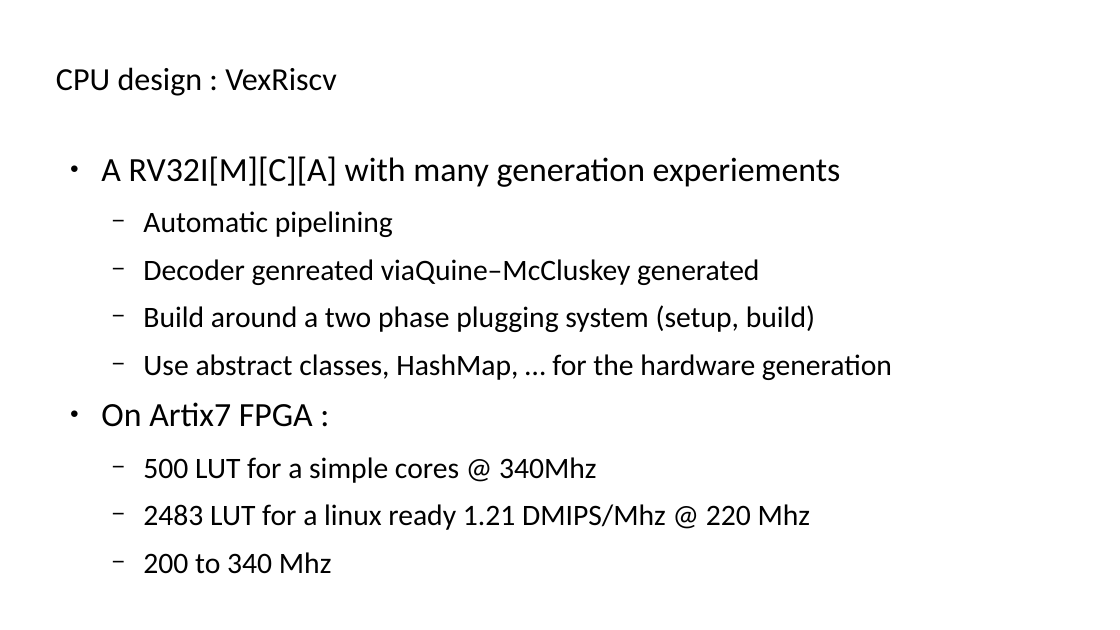
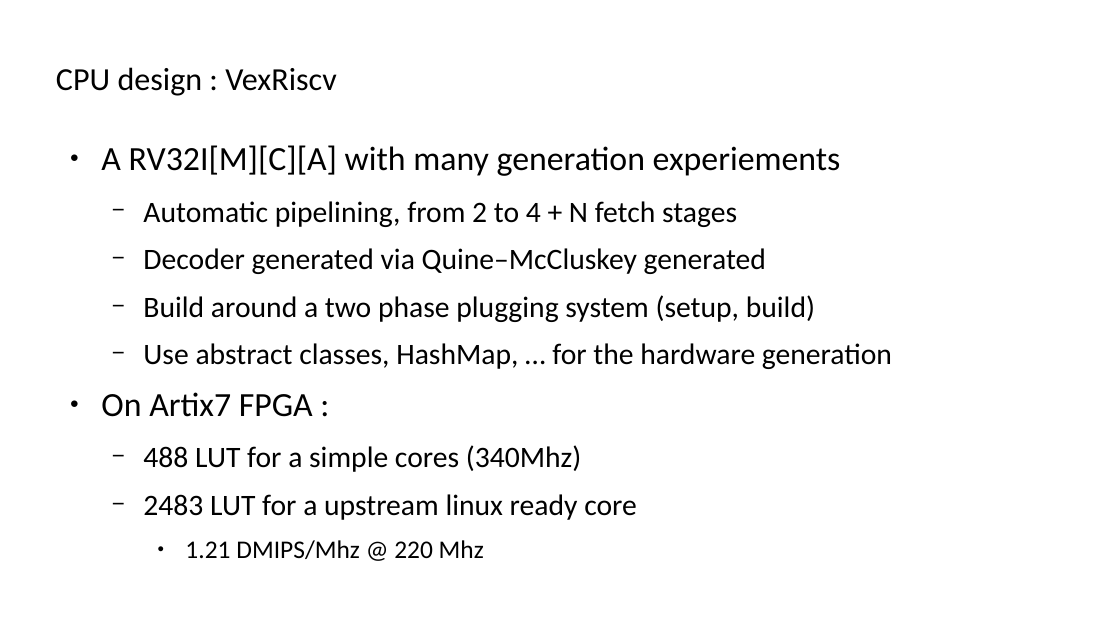
Before and after one commit to SpinalHDL/SpinalDoc, a slide deck: slide 15 of presentation/en/wosh_2019.odp. Drawn at 1120x630 pixels with LibreOffice and Linux fonts; fonts in the diff are those of the drawing. Boxes give left, top, right and bottom in pixels: in the first picture for what was removed or moved away, otherwise in the second. Text is boxed around its words. In the diff, an @@ line names an element or a change of style, - is before the commit and + after.

```diff
--- a/presentation/en/wosh_2019.odp
+++ b/presentation/en/wosh_2019.odp
@@ text "A RV32I[M][C][A] with many generation ...": place and size @@
-text "A RV32I[M][C][A] with many generation ..." at (101, 156, 892, 574)
+text "A RV32I[M][C][A] with many generation ..." at (101, 145, 892, 559)
@@ text at (143, 201, 766, 274): text changed @@
-  − Automatic pipelining
-  − Decoder genreated viaQuine–McCluskey generated
+  − Automatic pipelining, from 2 to 4 + N fetch stages
+  − Decoder generated via Quine–McCluskey generated
@@ text at (143, 445, 637, 559): text changed @@
-  − 500 LUT for a simple cores @ 340Mhz
-  − 2483 LUT for a linux ready 1.21 DMIPS/Mhz @ 220 Mhz
-  − 200 to 340 Mhz
+  − 488 LUT for a simple cores (340Mhz)
+  − 2483 LUT for a upstream linux ready core
+    ● 1.21 DMIPS/Mhz @ 220 Mhz
```
Also in this commit, not shown: 11 other slides changed, 3 slides added.
